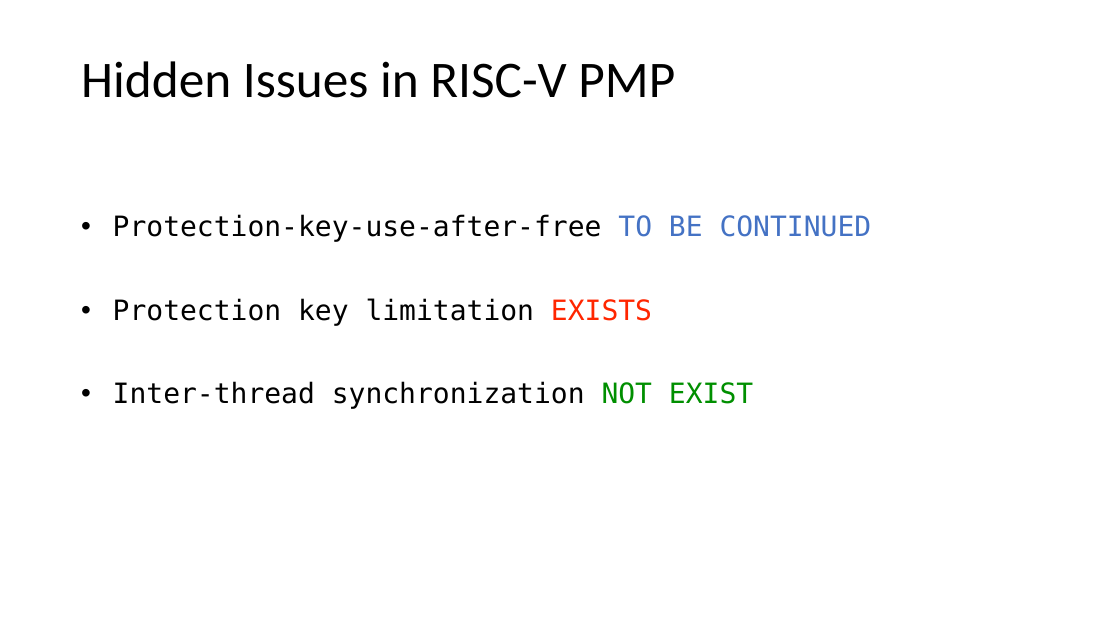
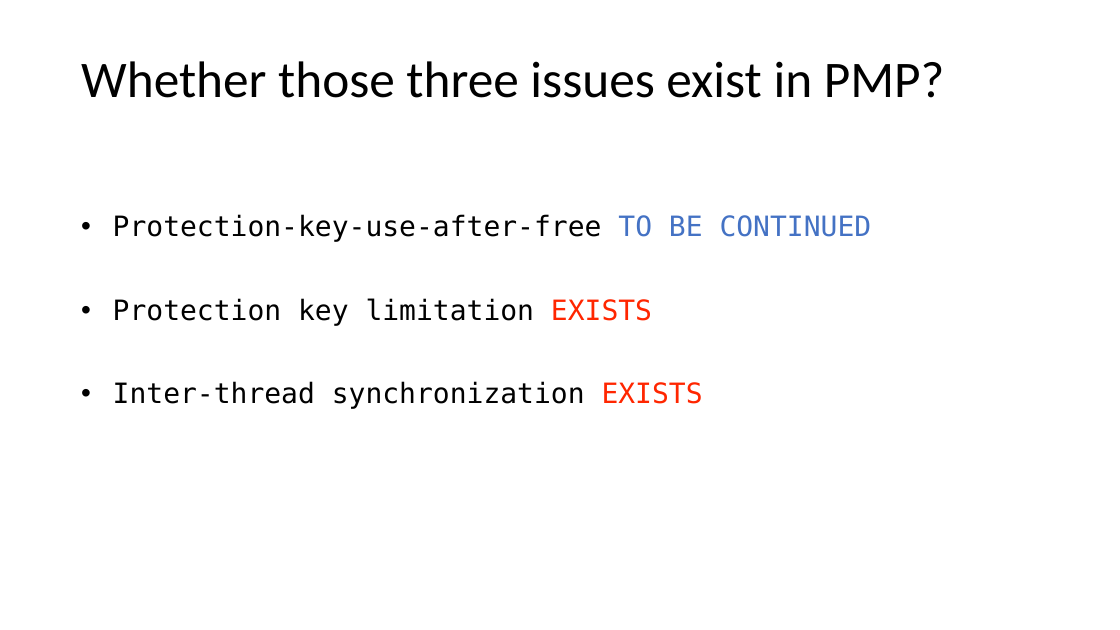
Before and after one commit to LiGaOg/libpmp, a slide deck: slide 9 of proposal.pptx (slide 3 before the commit). Drawn at 1120x630 pixels with LibreOffice and Linux fonts; fonts in the diff are those of the drawing. Boxes give left, top, right and bottom in pixels: in the first picture for what was removed or moved away, otherwise in the second. Text is boxed around its words. In the diff, an @@ line names an element or a change of style, - is before the commit and + after.

```diff
--- a/proposal.pptx
+++ b/proposal.pptx
@@ title at (81, 61, 945, 98): text changed @@
-Hidden Issues in RISC-V PMP
+Whether those three issues exist in PMP?
@@ text at (113, 381, 703, 409): text changed @@
-• Inter-thread synchronization NOT EXIST
+• Inter-thread synchronization EXISTS
```
Also in this commit, not shown: 6 other slides changed, 16 slides added.
